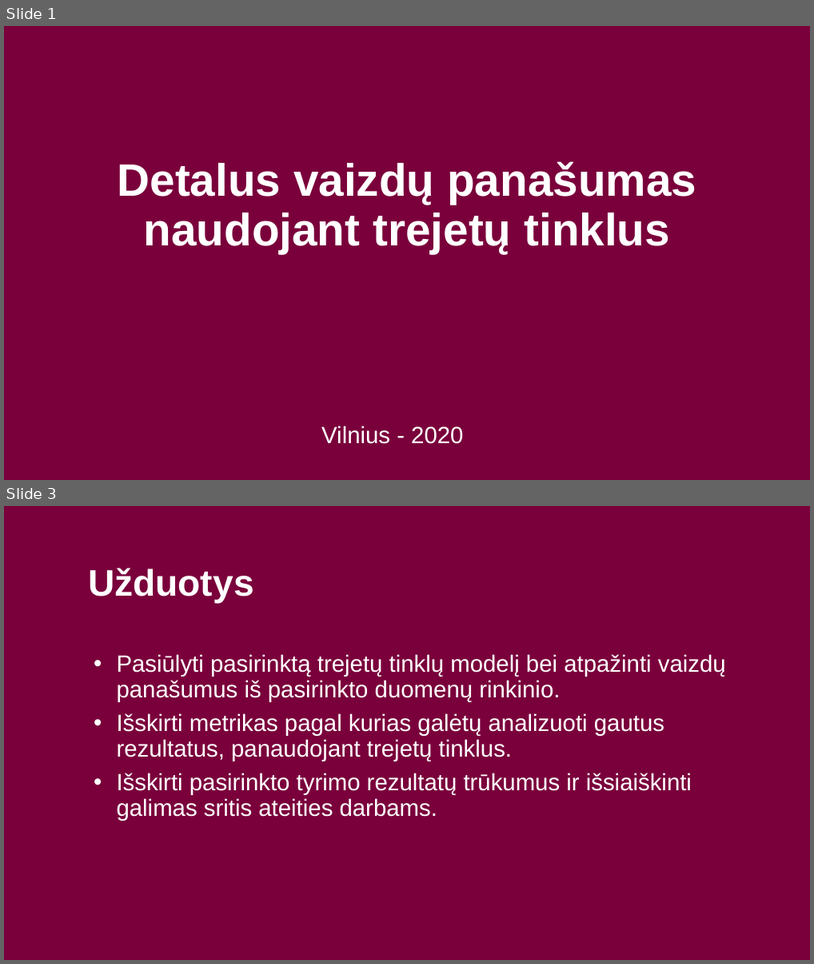
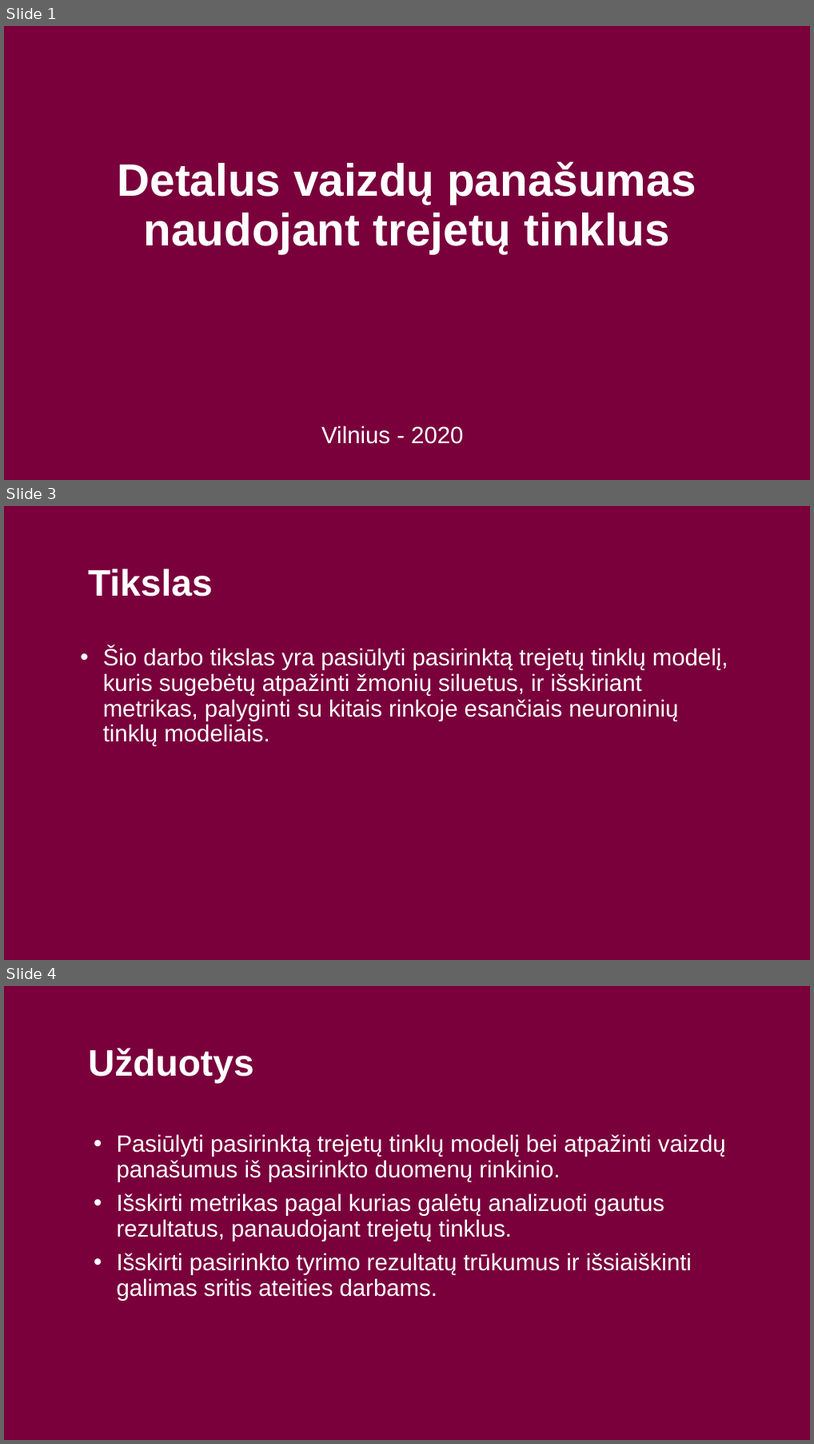
Before and after one commit to butkandrius/kursinis, a slide deck: Presentation/Detalus vaizdų panašumas naudojant trejetų tinklus.pptx. Shown one above the other, each under a label of ours: slides 1 and 3 before the commit, slides 1, 3 and 4 after it; the slides between them are not shown. The pictures are 814x964 and 814x1444 pixels, drawn with LibreOffice and Linux fonts; fonts in the diff are those of the drawing; background and template pictures are left out. Boxes give left, top, right and bottom in pixels: in the first picture for what was removed or moved away, otherwise in the second. Text is boxed around its words. In the diff, an @@ line names an element or a change of style, - is before the commit and + after.

```diff
--- a/Presentation/Detalus vaizdų panašumas naudojant trejetų tinklus.pptx
+++ b/Presentation/Detalus vaizdų panašumas naudojant trejetų tinklus.pptx
@@ slide 3 added at bbox=[4, 506, 810, 960], background #7A003B @@
@@ title added at bbox=[88, 568, 213, 596], 44 pt, text #FFFFFF, bold @@
+Tikslas
@@ text added at bbox=[103, 647, 729, 746], 28 pt, text #FFFFFF @@
+• Šio darbo tikslas yra pasiūlyti pasirinktą trejetų tinklų modelį, kuris sugebėtų atpažinti žmonių siluetus, ir išskiriant metrikas, palyginti su kitais rinkoje esančiais neuroninių tinklų modeliais.
@@ what was slide 3 is now slide 4 @@
```
Also in this commit, not shown: 1 slide changed, 1 other slide added.
